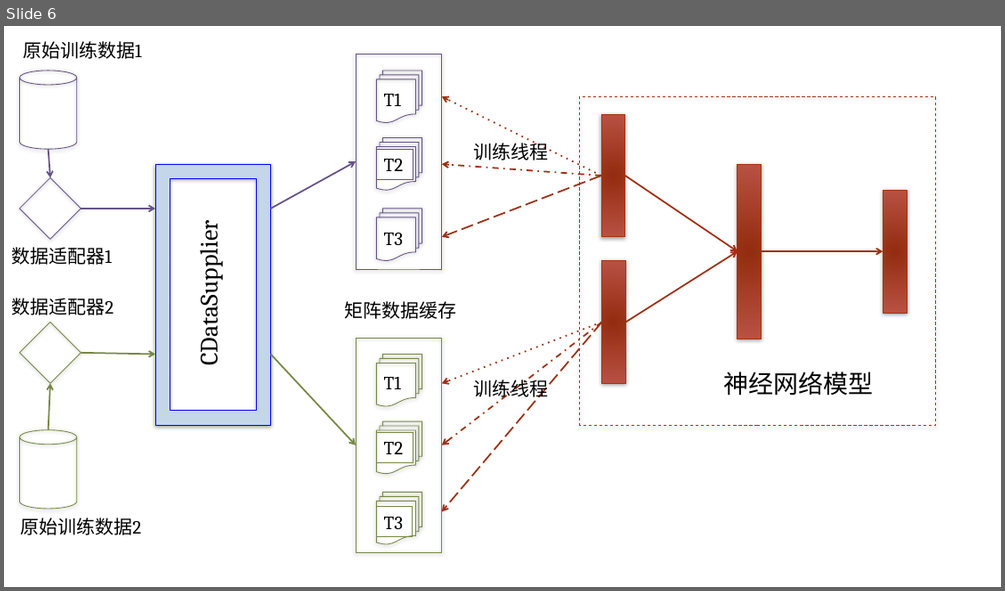
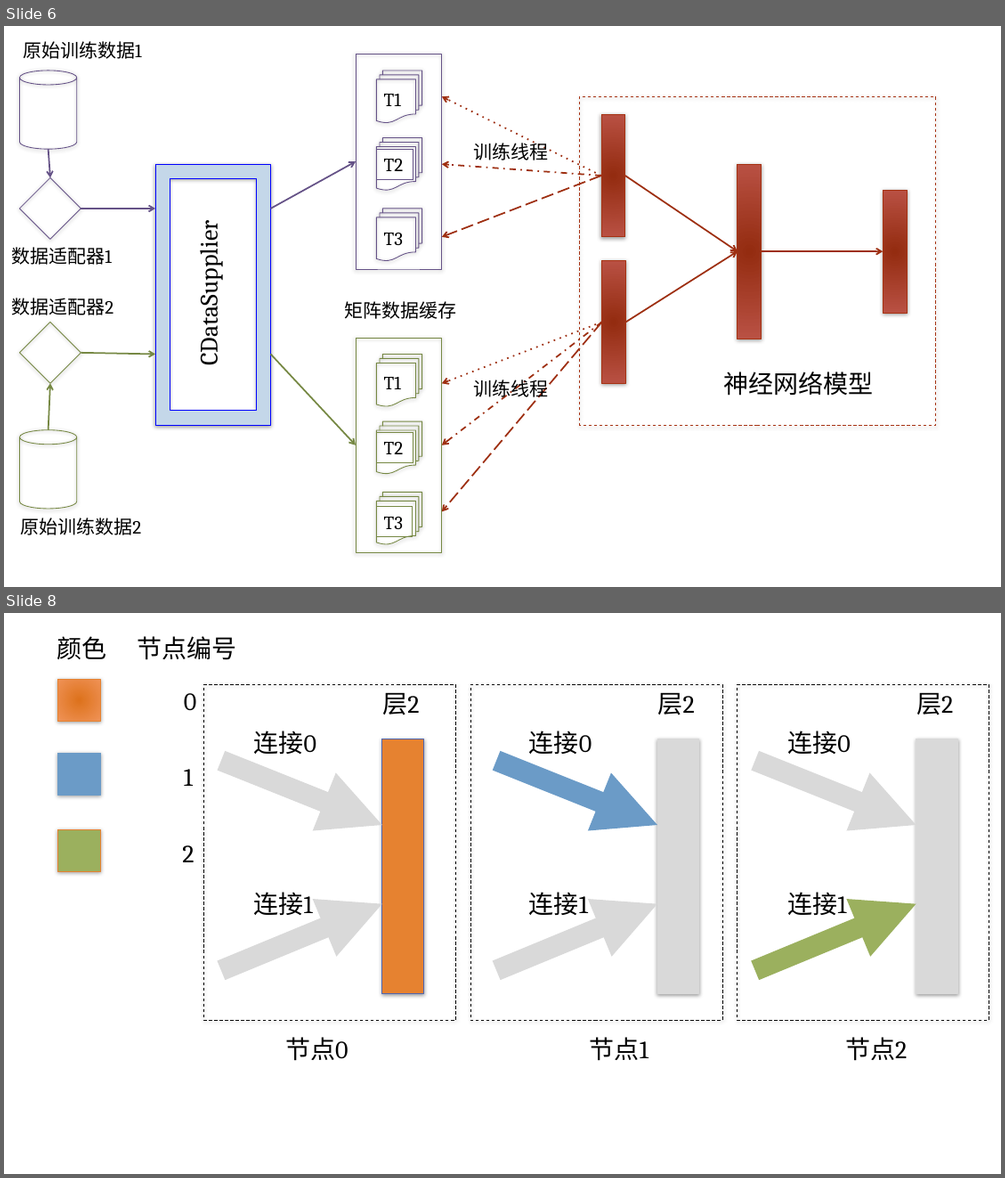
Before and after one commit to Hanjun-Dai/IECABrainDoc, a slide deck: Hanjun/Pictures.pptx. Shown one above the other, each under a label of ours: slide 6 before the commit, slides 6 and 8 after it; the slides between them are not shown. The pictures are 1005x591 and 1005x1178 pixels, drawn with LibreOffice and Linux fonts; fonts in the diff are those of the drawing; background and template pictures are left out. Boxes give left, top, right and bottom in pixels: in the first picture for what was removed or moved away, otherwise in the second. Text is boxed around its words. In the diff, an @@ line names an element or a change of style, - is before the commit and + after.

```diff
--- a/Hanjun/Pictures.pptx
+++ b/Hanjun/Pictures.pptx
@@ slide 8 added at bbox=[4, 613, 1001, 1174], background picture (left out) @@
@@ text added at bbox=[57, 636, 107, 659], 24 pt, text #000000 @@
+颜色
@@ text added at bbox=[137, 636, 236, 660], 24 pt, text #000000 @@
+节点编号
@@ rectangle added at bbox=[57, 679, 100, 721], fill gradient #DF731B to #F09457, outline #E68230 0.75 pt @@
@@ rectangle added at bbox=[204, 685, 456, 1021], outline #000000 0.75 pt dashed @@
@@ text added at bbox=[382, 692, 419, 715], 24 pt, text #000000 @@
+层2
@@ rectangle added at bbox=[470, 685, 722, 1021], outline #000000 0.75 pt dashed @@
@@ text added at bbox=[657, 692, 694, 715], 24 pt, text #000000 @@
+层2
@@ rectangle added at bbox=[736, 685, 989, 1021], outline #000000 0.75 pt dashed @@
@@ text added at bbox=[916, 692, 953, 715], 24 pt, text #000000 @@
+层2
@@ text added at bbox=[184, 693, 196, 710], 24 pt, text #000000 @@
+0
@@ text added at bbox=[254, 730, 317, 754], 24 pt, text #000000 @@
+连接0
@@ rectangle added at bbox=[382, 738, 424, 993], fill #E68230, outline #4E66B2 0.75 pt @@
@@ text added at bbox=[529, 730, 592, 754], 24 pt, text #000000 @@
+连接0
@@ rectangle added at bbox=[657, 738, 699, 993], fill #D9D9D9, outline #D9D9D9 0.75 pt @@
@@ text added at bbox=[787, 730, 850, 754], 24 pt, text #000000 @@
+连接0
@@ rectangle added at bbox=[915, 738, 957, 993], fill #D9D9D9, outline #D9D9D9 0.75 pt @@
@@ rectangle added at bbox=[57, 753, 100, 795], fill #6B9BC7, outline #6B9BC7 0.75 pt @@
@@ text added at bbox=[184, 769, 193, 786], 24 pt, text #000000 @@
+1
@@ arrow added from (221, 761) to (382, 825), #D9D9D9 20 pt @@
@@ arrow added from (496, 761) to (657, 825), #6B9BC7 20 pt @@
@@ arrow added from (755, 761) to (915, 825), #D9D9D9 20 pt @@
@@ rectangle added at bbox=[57, 830, 100, 872], fill #9BB05E, outline #E68230 0.75 pt @@
@@ text added at bbox=[182, 845, 194, 862], 24 pt, text #000000 @@
+2
@@ arrow added from (221, 971) to (382, 904), #D9D9D9 20 pt @@
@@ text added at bbox=[254, 892, 313, 915], 24 pt, text #000000 @@
+连接1
@@ arrow added from (496, 971) to (657, 904), #D9D9D9 20 pt @@
@@ text added at bbox=[529, 892, 588, 915], 24 pt, text #000000 @@
+连接1
@@ arrow added from (755, 971) to (915, 904), #9BB05E 20 pt @@
@@ text added at bbox=[787, 892, 846, 915], 24 pt, text #000000 @@
+连接1
@@ text added at bbox=[285, 1037, 348, 1061], 24 pt, text #000000 @@
+节点0
@@ text added at bbox=[590, 1037, 648, 1061], 24 pt, text #000000 @@
+节点1
@@ text added at bbox=[845, 1037, 906, 1061], 24 pt, text #000000 @@
+节点2
```
Also in this commit, not shown: 2 other slides added, 5 other files.
